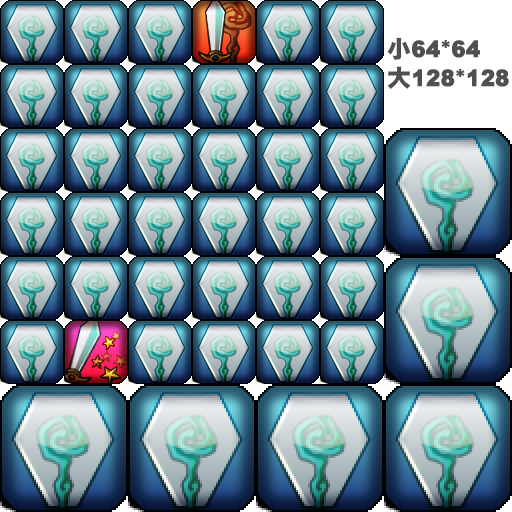
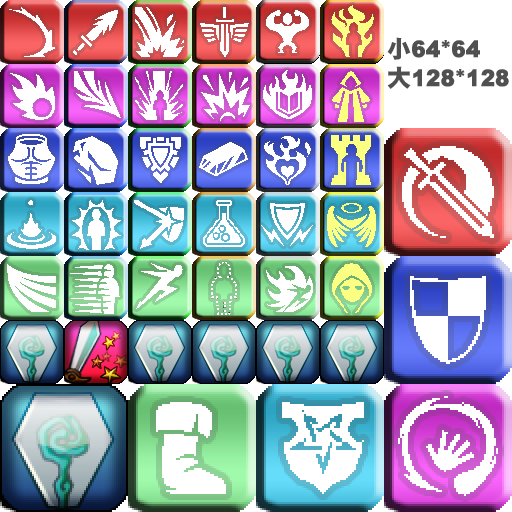
Before/after of a 512 x 512 layered artwork. What changed in the layer stack:
added group "新完成品" with 38 layers above "完成品" over [0, 0, 512, 512]
added layer "レイヤー 39" in group "新完成品" over [320, 256, 384, 320]
added layer "レイヤー 38" in group "新完成品" over [256, 256, 320, 320]
added layer "レイヤー 37" in group "新完成品" over [192, 256, 256, 320]
added layer "レイヤー 36" in group "新完成品" over [128, 256, 192, 320]
added layer "レイヤー 35" in group "新完成品" over [64, 256, 128, 320]
added layer "レイヤー 34" in group "新完成品" over [0, 256, 64, 320]
added layer "レイヤー 33" in group "新完成品" over [320, 192, 384, 256]
added group "グループ 3" with 6 layers in group "新完成品" over [0, 64, 384, 128]
added group "グループ 4" with 6 layers in group "新完成品" over [0, 128, 384, 192]
added group "大" with 5 layers in group "新完成品" over [128, 128, 512, 512]
added layer "レイヤー 8" in group "大" over [128, 384, 256, 512]
added layer "レイヤー 9" in group "大" over [256, 384, 384, 512]
added layer "レイヤー 6" in group "大" over [384, 384, 512, 512]
added layer "レイヤー 5" in group "大" over [384, 256, 512, 384]
added layer "レイヤー 4" in group "大" over [384, 128, 512, 256]
added group "グループ 1" with 6 layers above "グループ 2" over [0, 128, 512, 512]
moved "レイヤー 1 のコピー 46" into group "グループ 1" over [128, 384, 256, 512]
moved "レイヤー 1 のコピー 43" into group "グループ 1" over [256, 384, 384, 512]
moved "レイヤー 1 のコピー 42" into group "グループ 1" over [384, 384, 512, 512]
moved "レイヤー 1 のコピー 41" into group "グループ 1" over [384, 256, 512, 384]
moved "レイヤー 1 のコピー 40" into group "グループ 1" over [384, 128, 512, 256]
added group "グループ 2" with 36 layers above "背景" over [0, 0, 384, 320]
hid "背景" over [0, 0, 512, 512]
…and 53 more changes (23 added, 30 stack)
